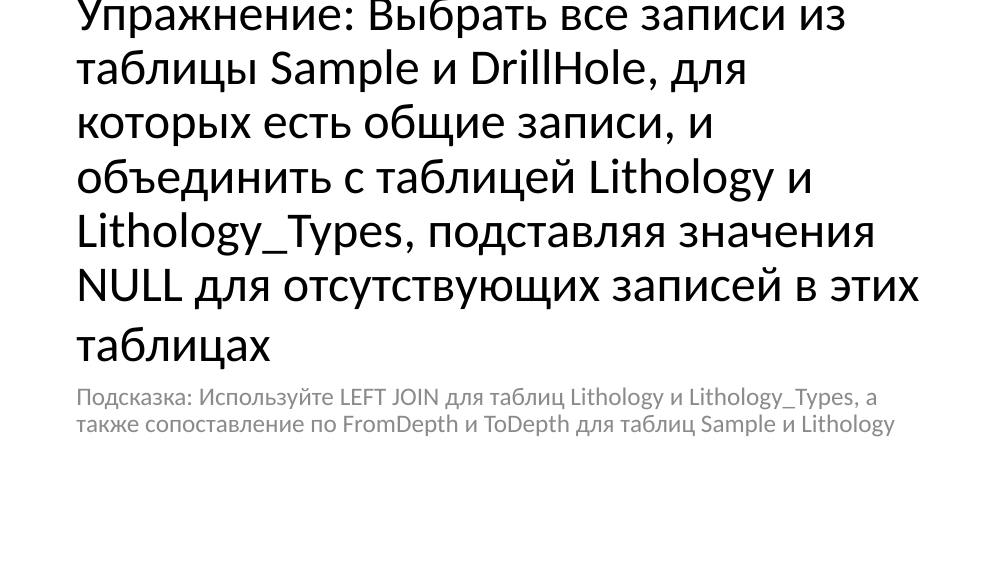
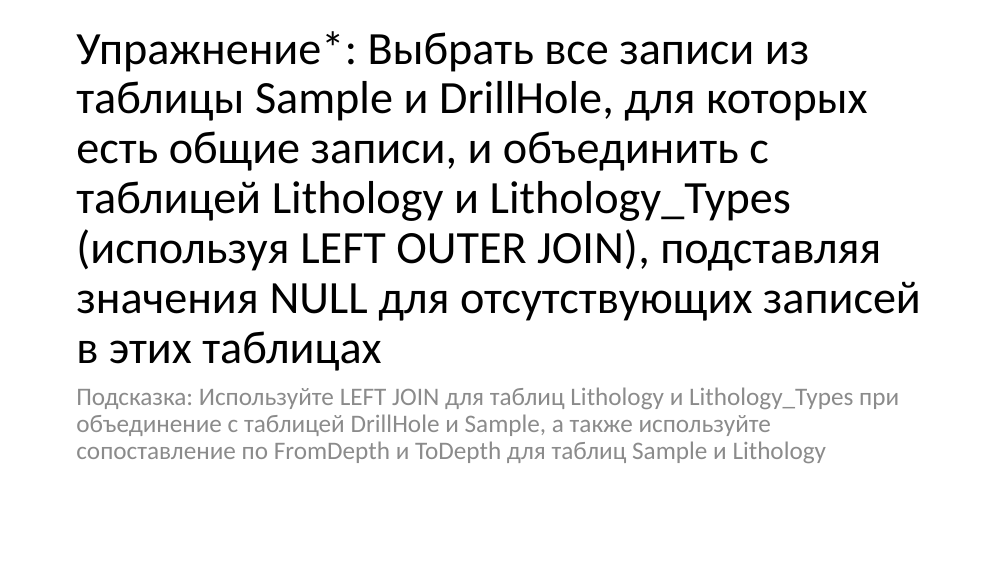
Before and after one commit to dmitriykuptsov/SQL, a slide deck: slide 62 of sql.pptx (slide 55 before the commit). Drawn at 1008x567 pixels with LibreOffice and Linux fonts; fonts in the diff are those of the drawing. Boxes give left, top, right and bottom in pixels: in the first picture for what was removed or moved away, otherwise in the second. Text is boxed around its words. In the diff, an @@ line names an element or a change of style, - is before the commit and + after.

```diff
--- a/sql.pptx
+++ b/sql.pptx
@@ title at bbox=[76, 31, 921, 371]: text changed; size 47.7 to 44 pt @@
-Упражнение: Выбрать все записи из таблицы Sample и DrillHole, для которых есть общие записи, и объединить с таблицей Lithology и Lithology_Types, подставляя значения NULL для отсутствующих записей в этих таблицах
+Упражнение*: Выбрать все записи из таблицы Sample и DrillHole, для которых есть общие записи, и объединить с таблицей Lithology и Lithology_Types (используя LEFT OUTER JOIN), подставляя значения NULL для отсутствующих записей в этих таблицах
@@ text at bbox=[76, 387, 899, 463]: text changed @@
-Подсказка: Используйте LEFT JOIN для таблиц Lithology и Lithology_Types, а также сопоставление по FromDepth и ToDepth для таблиц Sample и Lithology
+Подсказка: Используйте LEFT JOIN для таблиц Lithology и Lithology_Types при объединение с таблицей DrillHole и Sample, а также используйте сопоставление по FromDepth и ToDepth для таблиц Sample и Lithology
```
Also in this commit, not shown: 7 other slides changed, 1 slide removed.
